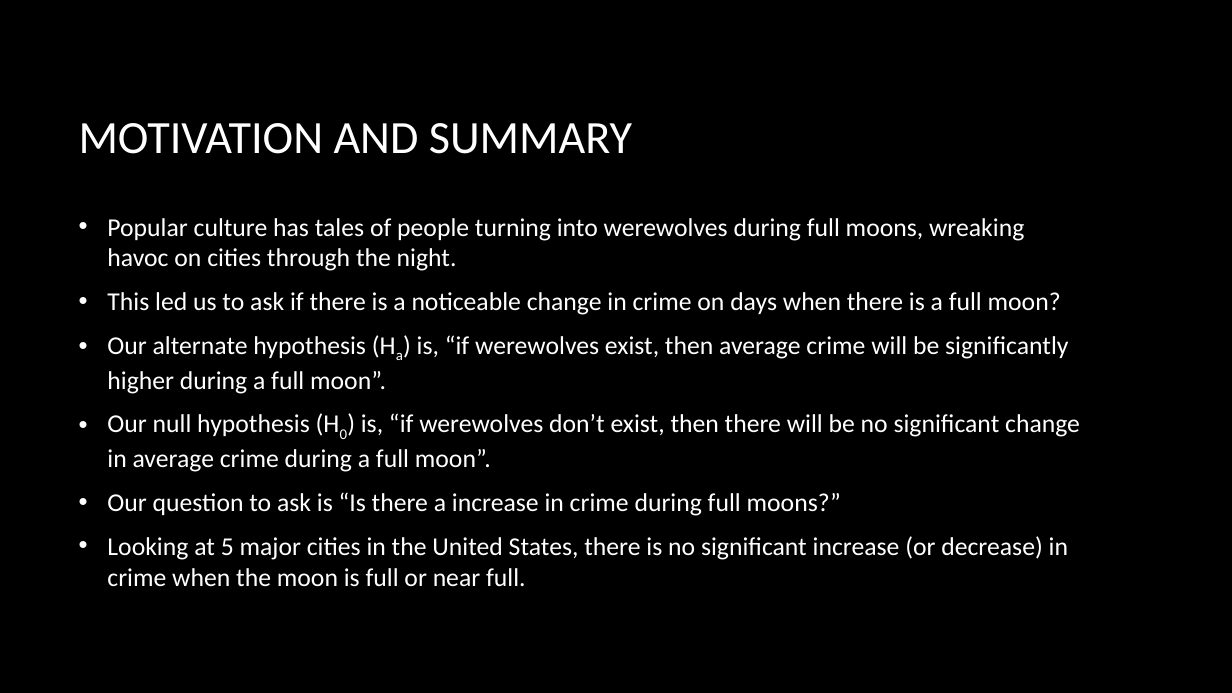
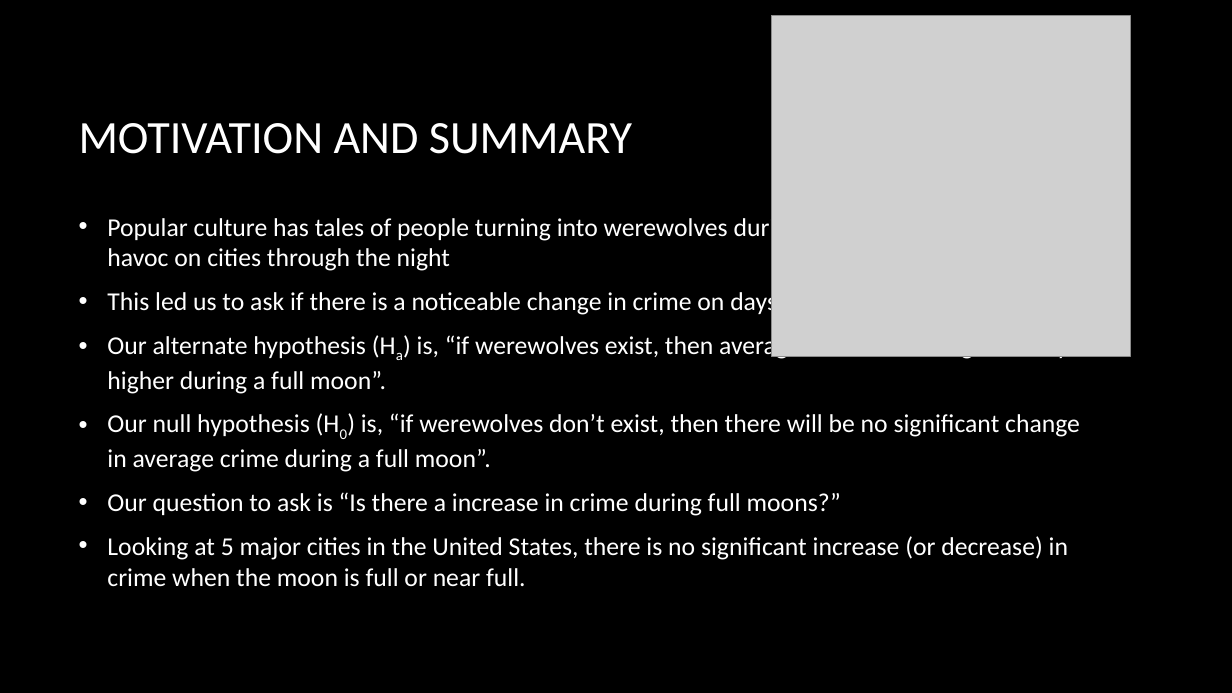
Before and after one commit to knwright/ProgressBar, a slide deck: slide 2 of Presentation.pptx. Drawn at 1232x693 pixels with LibreOffice and Linux fonts; fonts in the diff are those of the drawing; grey boxes stand for pictures; background and template pictures are left out. Boxes give left, top, right and bottom in pixels: in the first picture for what was removed or moved away, otherwise in the second. Text is boxed around its words. In the diff, an @@ line names an element or a change of style, - is before the commit and + after.

Commit message:
FINAL PPT

```diff
--- a/Presentation.pptx
+++ b/Presentation.pptx
@@ picture added at (772,16,1130,357) @@
@@ text at (107,215,801,271): text changed @@
-• Popular culture has tales of people turning into werewolves during full moons, wreaking havoc on cities through the night.
+• Popular culture has tales of people turning into werewolves during full moons, wreaking havoc on cities through the night
```
Also in this commit, not shown: 6 other slides changed, 1 slide removed.
